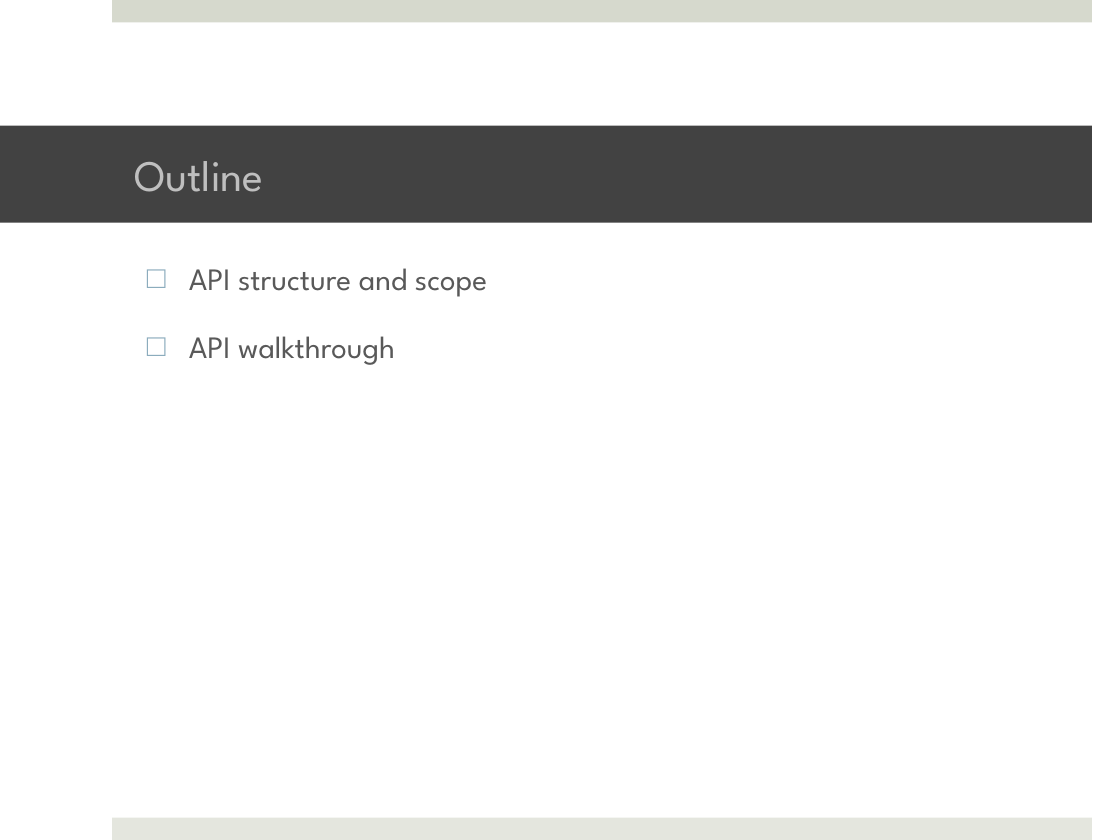
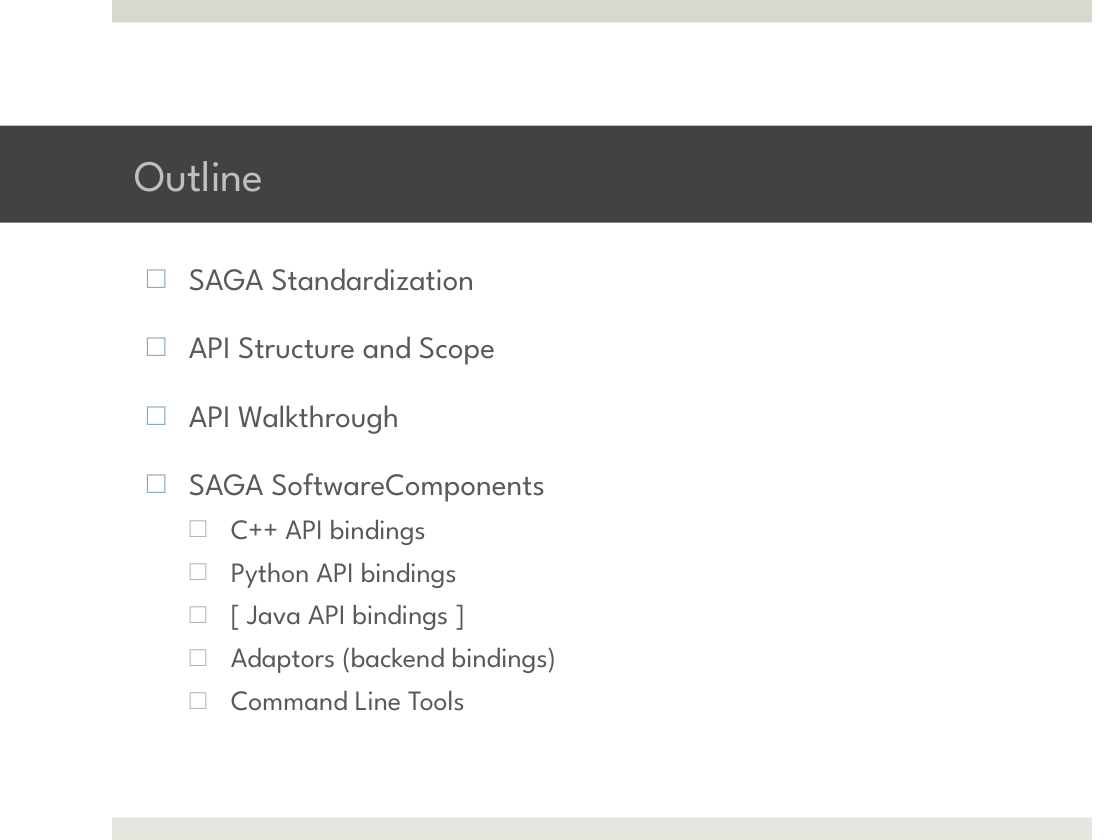
Before and after one commit to saga-project/saga-cpp-legacy-projects, a slide deck: slide 2 of tutorial/EGI-2011/02_api1.pptx. Drawn at 1120x840 pixels with LibreOffice and Linux fonts; fonts in the diff are those of the drawing; background and template pictures are left out. Boxes give left, top, right and bottom in pixels: in the first picture for what was removed or moved away, otherwise in the second. Text is boxed around its words. In the diff, an @@ line names an element or a change of style, - is before the commit and + after.

```diff
--- a/tutorial/EGI-2011/02_api1.pptx
+++ b/tutorial/EGI-2011/02_api1.pptx
@@ text at (189,268,556,711): text changed; size 20 to 18 pt @@
-□ API structure and scope
-□ API walkthrough
+□ SAGA Standardization
+□ API Structure and Scope
+□ API Walkthrough
+□ SAGA SoftwareComponents
+  □ C++ API bindings
+  □ Python API bindings
+  □ [ Java API bindings ]
+  □ Adaptors (backend bindings)
+  □ Command Line Tools
```
Also in this commit, not shown: 6 other files.
